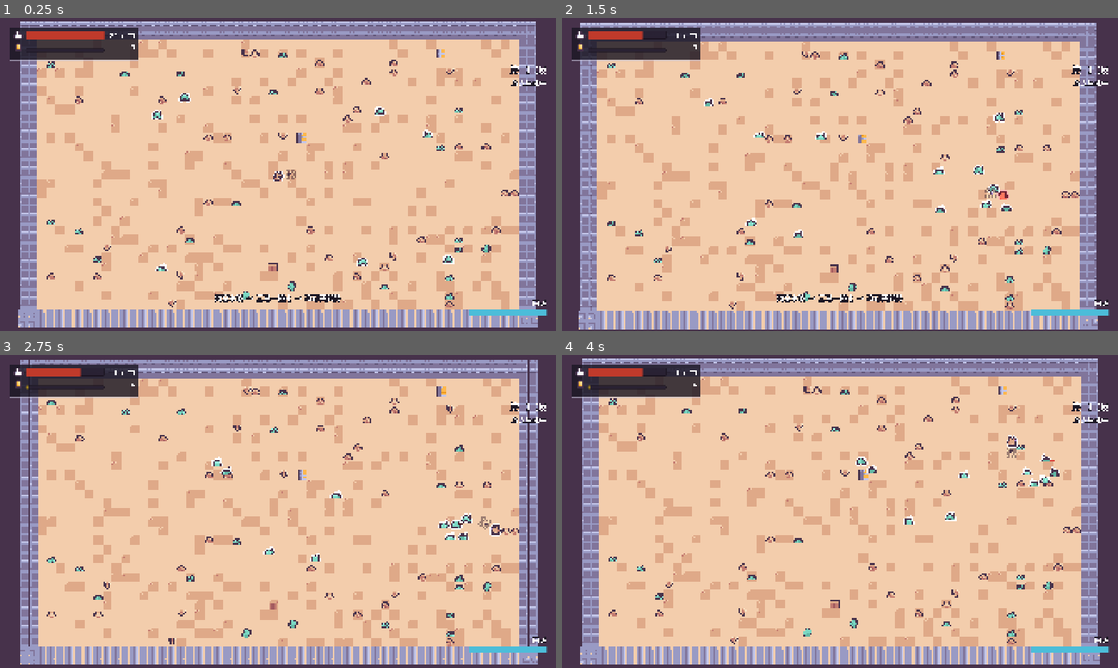
Above: before the commit, frames 1-4 (two rows, left to right).
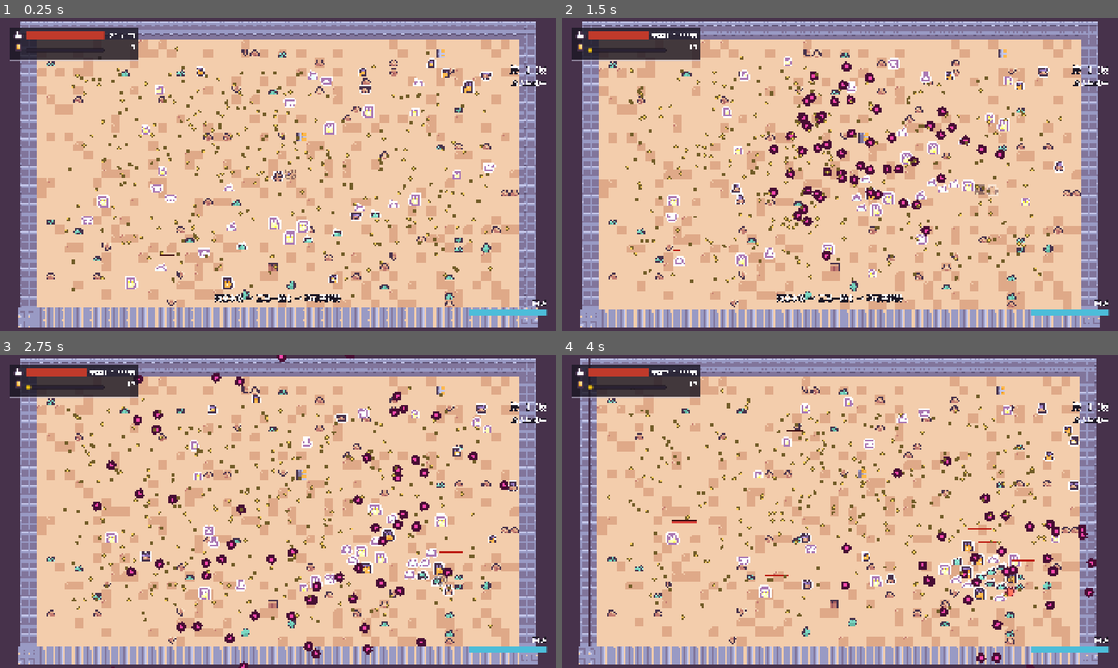
Above: after the commit, the same moments.

Repository: deepsleepzzz0211/sand-echo
Game: Godot game, scene res://tests/stress_test.tscn
The game is run twice, just before and just after one commit, with the same random seed, the same clock (stepped at 60 frames per second) and the same inputs. This scene is started directly instead of the project's main scene.
Inputs (mouse positions are in pixels of both pictures, inside the frame that each line leads up to):
- Up to frame 1 (0.25 s): no input
- Up to frame 2 (1.5 s): tap Enter at 0.5 s; move the mouse to (962, 158) at 0.52 s; hold D (move_right) 0.53-1.28 s; tap Space (dash) at 0.6 s; click (962, 158) at 0.67 s; move the mouse to (728, 190) at 1.27 s; hold S (move_down) from 1.28 s (still down); tap E (interact) at 1.35 s
- Up to frame 3 (2.75 s): move the mouse to (333, 442) at 2.02 s; release S (move_down) at 2.03 s; hold D (move_right) from 2.03 s (still down); hold J (shoot) from 2.03 s (still down)
- Up to frame 4 (4 s): move the mouse to (812, 574) at 2.77 s; release D (move_right) at 2.78 s; release J (shoot) at 2.78 s; hold W (move_up) 2.78-3.53 s; tap 1 at 2.85 s; click (812, 574) at 2.92 s; move the mouse to (1006, 558) at 3.52 s; hold A (move_left) from 3.53 s (still down); tap 2 at 3.6 s

The runs differ from the first frame. In frame 1, 9.8% of the frame differs, in the area x 3-97%, y 1-99%; in frame 2, 23%, in the area x 3-97%, y 1-100%; in frame 3, 18%; in frame 4, 17%.
Error before the commit: Invalid call. Nonexistent function 'interior_rect' in base 'Nil'. (res://tests/stress_test.gd:79)

Commit message:
导出 Windows exe：预设 + 模板瘦身 + 导出前必修的 JSON 加载
## 导出
- 新增 export_presets.cfg（Windows Desktop / x86_64 / PCK 内嵌单 exe）
  - include_filter="*.json"：data/*.json 不是导入资源，须显式带上
  - exclude_filter 排掉 docs/ tests/ tools/ *.md
  - application/icon_interpolation=0：源码实测默认是 Lanczos，像素图标必须改 Nearest
  - binary_format/embed_pck=true：源码实测默认是 false，与文档描述不符
- 从 .gitignore 移除 export_presets.cfg：导出配方属源码，忽略它新克隆就导不出
- 产物 build/windows/sand-echo.exe，单文件 105 MB，338 个包内文件，实机跑通

## 导出前必修：JSON 加载
Godot 4 起 JSON 被当作资源（godot#65295），而本工程 data/*.json 无 .import。
若走资源管线被打包成 .res，FileAccess.open("res://data/*.json") 返回 null，
升级池/武器表/波次表全空。收敛为 RunState.read_json()：先 FileAccess 后
ResourceLoader，两种打包行为下都能工作（4 处直读已统一）。

## 新增脚本编译门禁
tests/script_compile.gd 逐个 load 全部 .gd。原因：--import 只导入资源、
不编译脚本，解析错误被静默跳过 —— 本轮就因此把 game.gd/shop.gd 改到加载失败
却以为「解析通过」，直到 wave_smoke 报竞技场和商店都没建起来才暴露。
注意不能只判 load() 为 null：Godot 4.6 解析失败时仍返回非 null 的错误态
GDScript，须再用 can_instantiate()。

## 清掉失效条目
- tests/memory_test.gd：引用已删的 Dungeon 类型，编译都不过
- tests/screenshot.gd：仍在驱动 game.dungeon / current_room_id
- 两者都是房间制地牢时代遗留，按既定原则删除而非补写

## 修一处静默假绿
tests/stress_test.gd 取 _game.get("room")，但 game.gd 成员早已改名 arena。
取到 null 后调 interior_rect() 报错中断，脚本却仍以退出码 0 结束 ——
「什么都没测却显示通过」，而 PLAT-003 的性能结论就靠它产出。
已修正取值并加硬失败（取不到 arena 直接 quit(2)）。
竞技场复测：平均帧时间 3.24 ms、超 16.67ms 预算帧 0.00%，PLAT-003 仍达标。

## 文档
docs/verification.md 标注大面积过期（§2/§3/§4/§6 描述的是已删的房间制），
§5 已补竞技场复测数据，§7 补上导出实测状态。

验证：38 个脚本编译通过；272 项断言全绿；结构自检 0 错误 / 2 警告（既有）。

Diff:
--- a/sand-echo/autoload/run_state.gd
+++ b/sand-echo/autoload/run_state.gd
@@ -312,21 +312,17 @@
 
 
 func wave_rules() -> Dictionary:
-	var f := FileAccess.open("res://data/waves.json", FileAccess.READ)
-	if f == null:
-		return {"boss_every": 10, "max_concurrent": 40, "spawn_interval": 0.45, "gold_per_wave_base": 12}
-	var parsed: Variant = JSON.parse_string(f.get_as_text())
-	f.close()
-	return (parsed as Dictionary).get("rules", {}) if parsed is Dictionary else {}
+	var parsed: Variant = read_json("res://data/waves.json")
+	if not (parsed is Dictionary):
+		return {"boss_every": 10, "max_concurrent": 40, "spawn_interval": 0.12, "opening_burst": 5, "gold_per_wave_base": 12}
+	return (parsed as Dictionary).get("rules", {})
 
 
 func _wave_rows() -> Array:
-	var f := FileAccess.open("res://data/waves.json", FileAccess.READ)
-	if f == null:
+	var parsed: Variant = read_json("res://data/waves.json")
+	if not (parsed is Dictionary):
 		return []
-	var parsed: Variant = JSON.parse_string(f.get_as_text())
-	f.close()
-	return (parsed as Dictionary).get("waves", []) if parsed is Dictionary else []
+	return (parsed as Dictionary).get("waves", [])
 
 
 func next_wave() -> void:
@@ -491,13 +487,33 @@
 	return []
 
 
+## 读取 res:// 下的 JSON 数据表。
+##
+## 为什么两条路都试：Godot 4 起 JSON 被当作资源（godotengine/godot#65295），
+## 但本工程的 data/*.json 没有 .import 文件、而 ResourceLoader.exists() 又返回 true，
+## 编辑器里两种方式都读得通—— 只有导出后才能区分。若 JSON 走资源管线被打包成 .res，
+## 则 FileAccess.open("res://data/waves.json") 返回 null，
+## 于是升级池 / 武器表 / 波次表全空、游戏直接卡死。
+## 先 FileAccess 后 ResourceLoader，两种打包行为下都能工作。
+func read_json(path: String) -> Variant:
+	var f: FileAccess = FileAccess.open(path, FileAccess.READ)
+	if f != null:
+		var text: String = f.get_as_text()
+		f.close()
+		var parsed: Variant = JSON.parse_string(text)
+		if parsed != null:
+			return parsed
+	# 回退：走资源管线（导出后 JSON 被转成 .res 时才走到这里）
+	if ResourceLoader.exists(path):
+		var j: JSON = ResourceLoader.load(path) as JSON
+		if j != null:
+			return j.data
+	push_error("RunState：数据表读不到 %s" % path)
+	return null
+
+
 func _load_table(path: String) -> Array:
-	var f := FileAccess.open(path, FileAccess.READ)
-	if f == null:
-		push_error("RunState：数据表读不到 %s" % path)
-		return []
-	var parsed: Variant = JSON.parse_string(f.get_as_text())
-	f.close()
+	var parsed: Variant = read_json(path)
 	return parsed as Array if parsed is Array else []
 
 
--- a/sand-echo/scripts/game.gd
+++ b/sand-echo/scripts/game.gd
@@ -69,12 +69,9 @@
 	var path := "res://assets/art/tiles/desert_tileset.tres"
 	if ResourceLoader.exists(path):
 		_tileset_res = load(path) as TileSet
-	var f := FileAccess.open("res://data/enemies.json", FileAccess.READ)
-	if f != null:
-		var parsed: Variant = JSON.parse_string(f.get_as_text())
-		f.close()
-		if parsed is Array:
-			_enemy_stats = parsed
+	var parsed: Variant = RunState.read_json("res://data/enemies.json")
+	if parsed is Array:
+		_enemy_stats = parsed
 
 
 ## 单屏竞技场只建一次：没有过门，也就没有切房帧（这是换掉房间制的核心收益）
--- a/sand-echo/scripts/shop.gd
+++ b/sand-echo/scripts/shop.gd
@@ -42,12 +42,9 @@
 		_icons.append(get_node(NodePath("Root/Panel/VBox/Offers/Slot%d/Icon" % i)) as TextureRect)
 		_slots[i].pressed.connect(_on_slot_pressed.bind(i))
 	_continue.pressed.connect(_on_continue)
-	var f := FileAccess.open("res://data/weapons.json", FileAccess.READ)
-	if f != null:
-		var parsed: Variant = JSON.parse_string(f.get_as_text())
-		f.close()
-		if parsed is Array:
-			_weapon_rows = parsed
+	var parsed: Variant = RunState.read_json("res://data/weapons.json")
+	if parsed is Array:
+		_weapon_rows = parsed
 
 
 # 注意：参数名不能叫 _gold —— 会遮蔽同名的成员变量 _gold: Label，
--- a/sand-echo/tests/memory_test.gd
+++ /dev/null
@@ -1,348 +0,0 @@
-extends Node
-# 整局运行时内存峰值实测。对应策划案第 4 章「内存峰值 ≤512MB」与待实测项「运行时内存峰值」。
-#
-# 与压测的关键区别：这里跑的是**真实场景切换**（主菜单 → 对局 → 死亡结算 → 主菜单 → 第二局），
-# 因为要回答的不只是「一帧最多占多少」，还有「反复开局会不会涨」——即泄漏。
-#
-# 运行（必须窗口化，headless 没有渲染，显存与字体缓存恒为 0）：
-#   Godot_v4.6.2-stable_win64_console.exe --path . --resolution 1920x1080 res://tests/memory_test.tscn
-# 退出码：0 = 跑完全流程；1 = 流程中断；2 = 没采到样本
-#
-# 口径说明：
-#  - MEMORY_STATIC 是 Godot 追踪的静态内存当前值；MEMORY_STATIC_MAX 是引擎启动以来的高水位，
-#    它不会回落，所以「整局峰值」直接取它最可信。
-#  - RENDER_VIDEO_MEM_USED 是显存（含纹理/缓冲），headless 下恒为 0，别拿它当结论。
-#  - 操作系统实际驻留（RSS）由外部 PowerShell 采样进程工作集补充，引擎内部监视器看不到这块。
-
-const GAME_SCENE := "res://scenes/game.tscn"
-const MENU_SCENE := "res://scenes/main_menu.tscn"
-
-## 每个阶段名 -> 该阶段各指标的峰值
-var _phase_peak: Dictionary = {}
-var _phase_order: Array[String] = []
-var _current_phase := ""
-var _sample_count := 0
-var _reported := false
-
-## 阶段切换时留档的静态内存当前值，用来判断「切场景后有没有回落」
-var _phase_marks: Array[Dictionary] = []
-
-
-## 当前挂着的对局/菜单场景。由本测试自己装卸，生命周期可控。
-## 不能用 change_scene_to_file：主场景就是本测试节点，换场景会把它一起释放掉。
-var _live: Node = null
-
-
-func _goto(scene_path: String) -> Node:
-	if _live != null and is_instance_valid(_live):
-		_live.queue_free()
-		_live = null
-		# 多等几帧让 free 真正落地，否则读数是「释放中」而不是「释放后」
-		await _settle(3)
-	var res: PackedScene = load(scene_path)
-	_live = res.instantiate()
-	get_tree().root.add_child(_live)
-	await _settle(2)
-	await _settle(2)
-	return _live
-
-
-func _ready() -> void:
-	DisplayServer.window_set_vsync_mode(DisplayServer.VSYNC_DISABLED)
-	Engine.max_fps = 0
-	print("=== 沙之回响 · 整局内存峰值实测 ===")
-	print("监控项：MEMORY_STATIC / MEMORY_STATIC_MAX / 显存 / 对象数 / 2D 物理规模")
-	# root 还在装配子节点，此刻 add_child 会被拒；先让出一帧再装场景
-	await get_tree().process_frame
-	await _goto(MENU_SCENE)
-	await _run_session()
-
-
-func _process(_delta: float) -> void:
-	if _current_phase != "":
-		_sample()
-
-
-# --- 采样 -------------------------------------------------------------------
-
-## 取当前所有监控项；只保留引擎侧能看到的，OS 驻留由外部补
-func _read_metrics() -> Dictionary:
-	return {
-		"static_mb": Performance.get_monitor(Performance.MEMORY_STATIC) / 1048576.0,
-		"static_max_mb": Performance.get_monitor(Performance.MEMORY_STATIC_MAX) / 1048576.0,
-		"video_mb": Performance.get_monitor(Performance.RENDER_VIDEO_MEM_USED) / 1048576.0,
-		"texture_mb": Performance.get_monitor(Performance.RENDER_TEXTURE_MEM_USED) / 1048576.0,
-		"buffer_mb": Performance.get_monitor(Performance.RENDER_BUFFER_MEM_USED) / 1048576.0,
-		"objects": float(Performance.get_monitor(Performance.OBJECT_COUNT)),
-		"nodes": float(Performance.get_monitor(Performance.OBJECT_NODE_COUNT)),
-		"phys_active": float(Performance.get_monitor(Performance.PHYSICS_2D_ACTIVE_OBJECTS)),
-		"phys_pairs": float(Performance.get_monitor(Performance.PHYSICS_2D_COLLISION_PAIRS)),
-		"phys_islands": float(Performance.get_monitor(Performance.PHYSICS_2D_ISLAND_COUNT)),
-	}
-
-
-func _sample() -> void:
-	_sample_count += 1
-	var m := _read_metrics()
-	if not _phase_peak.has(_current_phase):
-		_phase_peak[_current_phase] = m.duplicate()
-		return
-	var peak: Dictionary = _phase_peak[_current_phase]
-	for k in m.keys():
-		peak[k] = maxf(peak[k], float(m[k]))
-
-
-func _phase(name: String) -> void:
-	_current_phase = name
-	if not _phase_peak.has(name):
-		_phase_order.append(name)
-		_phase_peak[name] = _read_metrics()
-
-
-## 阶段结束留档：记录此刻的静态内存当前值（区别于高水位）
-func _mark(label: String) -> void:
-	_phase_marks.append({
-		"label": label,
-		"static_mb": Performance.get_monitor(Performance.MEMORY_STATIC) / 1048576.0,
-		"static_max_mb": Performance.get_monitor(Performance.MEMORY_STATIC_MAX) / 1048576.0,
-		"objects": Performance.get_monitor(Performance.OBJECT_COUNT),
-	})
-
-
-# --- 完整会话流程 -----------------------------------------------------------
-
-## 每局都推进到第 4 层。三局不是为了「多测点」，而是为了区分两件长得一样的事：
-## 一次性资源缓存（第一局加载过、之后常驻不再涨）与真正的泄漏（每局都涨一点）。
-## 两局看不出区别，必须有第三局做对照。
-const RUNS := 3
-const DEPTH := 3
-
-
-func _run_session() -> void:
-	# 阶段 1：主菜单启动基线（此时只有菜单 UI 与字体缓存）
-	_phase("01_主菜单")
-	await _settle(30)
-	_mark("主菜单稳定后")
-
-	for run_index in range(1, RUNS + 1):
-		await _play_run(run_index, DEPTH)
-		_mark("第 %d 局结束（第 %d 层）" % [run_index, DEPTH + 1])
-		if run_index < RUNS:
-			# 回主菜单再开局：走真实的销毁 + 重建，才看得出释放是否干净
-			_phase("%02d_回主菜单" % [run_index + 1])
-			await _goto(MENU_SCENE)
-			await _settle(45)
-			_mark("第 %d 局后回到主菜单" % run_index)
-
-	_report()
-
-
-## 跑完 n 层。逐房清怪推进，制造真实的房间构建 / 敌人 / 弹幕 / 遗物负载。
-func _play_run(run_index: int, floors: int) -> void:
-	_phase("R%d_开局" % run_index)
-	await _goto(GAME_SCENE)
-	var game := _live
-	if game == null or not game.has_method("next_floor"):
-		push_error("内存实测：第 %d 局没能进入 game.tscn" % run_index)
-		return
-
-	for f in floors:
-		var guard := 0
-		while game != null and is_instance_valid(game) and not game.run_over and guard < 80:
-			guard += 1
-			if game.dungeon == null or game.current_room_id == game.dungeon.boss_id:
-				break
-			# 每进一间房先承受一小段真实战斗帧（敌人开火、玩家射击）再清场
-			if not game.enemies.is_empty():
-				await _settle(4)
-				for e in game.enemies.duplicate():
-					if is_instance_valid(e):
-						e.take_damage(999999)
-			await _settle(2)
-			var dir := _step_toward_boss(game.dungeon, game.current_room_id, game.dungeon.boss_id)
-			if dir < 0:
-				break
-			game._on_door_entered(dir)
-			await _settle(2)
-		if game == null or not is_instance_valid(game):
-			break
-		# Boss 房：打掉 Boss
-		await _settle(4)
-		for e in game.enemies.duplicate():
-			if is_instance_valid(e):
-				e.take_damage(999999)
-		await _settle(6)
-		if game == null or not is_instance_valid(game) or game.run_over:
-			break
-		game.next_floor()
-		await _settle(8)
-		# 每层单开一个阶段，便于看出「层数」对内存的影响
-		_phase("R%d_F%d" % [run_index, f + 2])
-
-	# 走到这里本局还活着；打死玩家以覆盖死亡结算层
-	if game != null and is_instance_valid(game) and not game.run_over:
-		RunState.take_damage(999999)
-		await _settle(45)
-		_phase("R%d_死亡结算" % run_index)
-		await _settle(15)
-
-
-func _settle(frames: int) -> void:
-	for i in frames:
-		await get_tree().process_frame
-
-
-## 沿最短路朝 to_id 走一步该开的门方向；不可达返回 -1（与冒烟测试同一实现）
-func _step_toward_boss(d: Dungeon, from_id: int, to_id: int) -> int:
-	if from_id == to_id:
-		return -1
-	var prev := {from_id: -1}
-	var queue: Array[int] = [from_id]
-	while not queue.is_empty():
-		var cur: int = queue.pop_front()
-		if cur == to_id:
-			break
-		for n in d.neighbors(cur):
-			if not prev.has(n):
-				prev[n] = cur
-				queue.append(n)
-	if not prev.has(to_id):
-		return -1
-	var step := to_id
-	while int(prev[step]) != from_id and int(prev[step]) != -1:
-		step = int(prev[step])
-	if int(prev[step]) == -1:
-		return -1
-	var room := d.get_room(from_id)
-	var nbrs: Array = room["nbr"]
-	for dir in 4:
-		if int(nbrs[dir]) == step:
-			return dir
-	return -1
-
-
-# --- 字体缓存 ---------------------------------------------------------------
-
-## 字体的实际常驻：TTF 是轮廓数据，9.8MB 是整份文件；真正进内存的是被渲染过的字形位图缓存
-## 取每局最深那一层的静态内存当前值，算出跨局增量
-func _leak_verdict() -> Dictionary:
-	var per_run := {}
-	for name in _phase_order:
-		# 形如 "R2_F3"，即第 2 局第 3 层
-		if name.begins_with("R") and name.contains("_F"):
-			var run := int(name.substr(1, name.find("_F") - 1))
-			var floor_n := int(name.substr(name.find("_F") + 2))
-			var cur := float((_phase_peak[name] as Dictionary)["static_mb"])
-			if not per_run.has(run) or floor_n > per_run[run]["floor"]:
-				per_run[run] = {"floor": floor_n, "static_mb": cur}
-	var out := {"text": "样本不足，无法判定", "d12": 0.0, "d23": 0.0, "per_run": per_run}
-	if not (per_run.has(1) and per_run.has(2) and per_run.has(3)):
-		return out
-	var s1 := float(per_run[1]["static_mb"])
-	var s2 := float(per_run[2]["static_mb"])
-	var s3 := float(per_run[3]["static_mb"])
-	var d12 := s2 - s1
-	var d23 := s3 - s2
-	out["d12"] = snappedf(d12, 0.01)
-	out["d23"] = snappedf(d23, 0.01)
-	# 阈值取 1 MB：小于它视作测量噪声内持平
-	if absf(d12) < 1.0 and absf(d23) < 1.0:
-		out["text"] = "三局持平，无泄漏"
-	elif d12 > 1.0 and absf(d23) < 1.0:
-		out["text"] = "第 1→2 局涨后持平 = 一次性资源缓存，非泄漏"
-	elif d23 > 1.0:
-		out["text"] = "第 2→3 局仍在涨 = 疑似泄漏"
-	else:
-		out["text"] = "跨局反而下降 = 释放正常"
-	return out
-
-
-func _font_report() -> Dictionary:
-	var out := {}
-	var theme: Theme = load("res://assets/ui/ui_theme.tres")
-	var f: Font = theme.default_font
-	if f == null:
-		return {"error": "主题没有 default_font"}
-	out["font_path"] = f.resource_path
-	var ts := TextServerManager.get_primary_interface()
-	var rids: Array = (f as FontFile).get_rids()
-	if rids.is_empty():
-		return out
-	var rid: RID = rids[0]
-	out["supported_chars"] = ts.font_get_supported_chars(rid).length() if ts.has_method("font_get_supported_chars") else -1
-	# 字号按工程约定的 12/24/36/48/72 各查一遍，纹理页数就是字形缓存的规模
-	var pages := {}
-	for px in [12, 24, 36, 48, 72]:
-		pages[str(px)] = ts.font_get_texture_count(rid, Vector2i(px, 0))
-	out["cache_texture_pages_by_size"] = pages
-	return out
-
-
-# --- 报告 -------------------------------------------------------------------
-
-func _report() -> void:
-	if _reported:
-		return
-	_reported = true
-	if _live != null and is_instance_valid(_live):
-		_live.queue_free()
-		_live = null
-	if _sample_count == 0:
-		push_error("内存实测：一个样本都没采到")
-		get_tree().quit(2)
-		return
-
-	var font_info := _font_report()
-	var report := {
-		"samples": _sample_count,
-		"phase_peaks": _phase_peak,
-		"phase_order": _phase_order,
-		"marks": _phase_marks,
-		"font": font_info,
-	}
-
-	print("")
-	print("---------------- 整局内存实测 ----------------")
-	print("共采样 %d 帧，逐阶段峰值如下（MB）" % _sample_count)
-	print("")
-	print("%-22s %10s %10s %10s %8s %8s" % ["阶段", "静态当前", "静态高水位", "显存", "对象数", "2D碰撞对"])
-	for name in _phase_order:
-		var p: Dictionary = _phase_peak[name]
-		print("%-22s %10.1f %10.1f %10.1f %8d %8d" % [
-			name,
-			float(p["static_mb"]), float(p["static_max_mb"]), float(p["video_mb"]),
-			int(p["objects"]), int(p["phys_pairs"]),
-		])
-
-	print("")
-	print("阶段留档（静态内存当前值，看切场景后是否回落）：")
-	for mk in _phase_marks:
-		print("  %-28s 静态 %7.1f MB | 高水位 %7.1f MB | 对象 %d" % [
-			str(mk["label"]), float(mk["static_mb"]), float(mk["static_max_mb"]), int(mk["objects"])])
-
-	var session_max := 0.0
-	for name in _phase_order:
-		session_max = maxf(session_max, float((_phase_peak[name] as Dictionary)["static_max_mb"]))
-
-	# 泄漏判定：比较各局「同深度」的静态内存当前值。
-	# 一次性资源缓存只会让第 1→2 局涨，第 2→3 局持平；真泄漏则每局都涨。
-	var verdict := _leak_verdict()
-
-	print("")
-	print("整局静态内存高水位 : %.1f MB" % session_max)
-	print("跨局增长判定       : %s" % verdict["text"])
-	print("  第1局→第2局 %+.1f MB | 第2局→第3局 %+.1f MB" % [verdict["d12"], verdict["d23"]])
-	if font_info.has("cache_texture_pages_by_size"):
-		print("字体字形缓存页数   : %s" % str(font_info["cache_texture_pages_by_size"]))
-	if font_info.has("supported_chars"):
-		print("字体可渲染字符数   : %d" % int(font_info["supported_chars"]))
-	print("-----------------------------------------")
-
-	report["leak_verdict"] = verdict
-	report["session_static_max_mb"] = snappedf(session_max, 0.01)
-
-	var f := FileAccess.open("user://memory_report.json", FileAccess.WRITE)
-	if f != null:
-		f.store_string(JSON.stringify(report, "  "))
-		f.close()
-	get_tree().quit(0)
--- a/sand-echo/tests/memory_test.tscn
+++ /dev/null
@@ -1,6 +0,0 @@
-[gd_scene load_steps=2 format=3]
-
-[ext_resource type="Script" path="res://tests/memory_test.gd" id="1_mem"]
-
-[node name="MemoryTest" type="Node"]
-script = ExtResource("1_mem")
--- a/sand-echo/tests/screenshot.gd
+++ /dev/null
@@ -1,117 +0,0 @@
-extends Node
-# 开发用截图工具（非游戏逻辑）。渲染到固定 1920×1080 的 SubViewport，
-# 结果与窗口大小/DPI 无关，可用于稳定的视觉回归对比。
-# 运行：godot.exe --path . res://tests/screenshot.tscn -- --shot-dir="<目录>/"
-
-const VIEW_W := 1920
-const VIEW_H := 1080
-
-var _out_dir := "user://"
-var _shot_index := 0
-var _plan: Array = []
-
-
-func _ready() -> void:
-	for arg in OS.get_cmdline_user_args():
-		if arg.begins_with("--shot-dir="):
-			_out_dir = arg.substr(11)
-	_plan = [
-		{"scene": "res://scenes/main_menu.tscn", "wait": 30, "name": "main_menu"},
-		{"scene": "res://scenes/game.tscn", "wait": 60, "name": "game_start"},
-		{"scene": "res://scenes/game.tscn", "wait": 60, "name": "game_floor2", "warp": true},
-		{"scene": "res://scenes/game.tscn", "wait": 60, "name": "pause", "warp": true, "pause": true},
-		{"scene": "res://scenes/game.tscn", "wait": 60, "name": "death", "warp": true, "die": true},
-	]
-	await get_tree().process_frame
-	_run_plan()
-
-
-func _run_plan() -> void:
-	for step in _plan:
-		await _capture(step)
-	print("截图完成，目录：%s" % _out_dir)
-	get_tree().quit(0)
-
-
-func _capture(step: Dictionary) -> void:
-	var scene_path := String(step["scene"])
-	var packed: PackedScene = load(scene_path)
-	if packed == null:
-		push_error("截图工具：场景不存在 %s" % scene_path)
-		return
-	var sub := SubViewport.new()
-	sub.size = Vector2i(VIEW_W, VIEW_H)
-	sub.render_target_update_mode = SubViewport.UPDATE_ALWAYS
-	sub.transparent_bg = false
-	add_child(sub)
-	var holder := Node.new()
-	holder.name = "Holder"
-	sub.add_child(holder)
-	var node := packed.instantiate()
-	holder.add_child(node)
-	var cam := node.get_node_or_null("Camera2D") as Camera2D
-	if cam != null:
-		cam.make_current()
-	for i in int(step["wait"]):
-		await get_tree().process_frame
-	if bool(step.get("warp", false)):
-		await _warp_to_floor2(node)
-		for i in 20:
-			await get_tree().process_frame
-	_dump_diagnostics(node, String(step["name"]))
-	if bool(step.get("die", false)):
-		RunState.take_damage(999999)
-		for i in 20:
-			await get_tree().process_frame
-	if bool(step.get("pause", false)):
-		node.call("toggle_pause")
-		for i in 20:
-			await get_tree().process_frame
-	await RenderingServer.frame_post_draw
-	var img := sub.get_texture().get_image()
-	_shot_index += 1
-	var path := "%sshot_%d_%s.png" % [_out_dir, _shot_index, String(step["name"])]
-	if img.save_png(path) != OK:
-		push_error("截图工具：保存失败 %s" % path)
-	else:
-		print("已保存 %s (%dx%d)" % [path, img.get_width(), img.get_height()])
-	sub.queue_free()
-	await get_tree().process_frame
-
-
-func _dump_diagnostics(node: Node, tag: String) -> void:
-	var p := node.get("player") as Node2D
-	if p == null:
-		print("  诊断 %s：player 为空" % tag)
-		return
-	var spr := p.get_node_or_null("Sprite") as AnimatedSprite2D
-	print("  诊断 %s：player pos=%s visible=%s sprite=%s anim=%s frames=%s" % [
-		tag, str(p.global_position), str(p.visible),
-		str(spr != null and spr.visible),
-		str(spr.animation if spr != null else "-"),
-		str(spr.sprite_frames != null if spr != null else false)])
-	var count := 0
-	for c in (node.get("world") as Node2D).get_children():
-		if c is Enemy:
-			count += 1
-			if count <= 3:
-				print("    enemy %s pos=%s" % [str(c.get("enemy_id")), str((c as Node2D).global_position)])
-	print("  诊断 %s：enemies=%d" % [tag, count])
-
-
-func _warp_to_floor2(node: Node) -> void:
-	# 演示用：直接把玩家送进第 2 层的一个战斗房
-	var game := node as Node2D
-	if game == null or not game.has_method("next_floor"):
-		return
-	var d_before: int = RunState.floor_num
-	game.next_floor()
-	# 走进第二个房间，制造有敌人的画面
-	var guard := 0
-	while int(game.get("current_room_id")) == int(game.get("dungeon").start_id) and guard < 10:
-		guard += 1
-		for dir in 4:
-			if bool((game.get("dungeon").get_room(int(game.get("current_room_id")))["doors"] as Array)[dir]):
-				game.call("_on_door_entered", dir)
-				break
-	print("  warp：第 %d 层 → 第 %d 层，房间 %s" % [d_before, RunState.floor_num, str(game.get("current_room_id"))])
--- a/sand-echo/tests/screenshot.tscn
+++ /dev/null
@@ -1,6 +0,0 @@
-[gd_scene load_steps=2 format=3]
-
-[ext_resource type="Script" path="res://tests/screenshot.gd" id="1_s"]
-
-[node name="Screenshot" type="Node"]
-script = ExtResource("1_s")
--- /dev/null
+++ b/sand-echo/tests/script_compile.gd
@@ -0,0 +1,62 @@
+extends Node
+# 全工程脚本编译门禁。
+#
+# 为什么需要它：`godot --headless --import` 只导入资源、**不编译 .gd**，
+# 所以解析错误会被静默跳过。我曾把 game.gd / shop.gd 改到加载失败，
+# 却因为 --import 报「无错误」就以为解析通过，直到 wave_smoke 报
+# 「竞技场未生成」「商店面板缺失」才暴露 —— 脚本没编译，节点根本没建。
+# 这里逐个 load()：load 返回 null 即为编译/解析失败。
+#
+# 运行：godot_console.exe --headless --path . res://tests/script_compile.tscn
+
+const ROOTS: Array[String] = [
+	"res://autoload",
+	"res://scripts",
+	"res://tests",
+	"res://tools",
+]
+
+var _bad: Array[String] = []
+var _n := 0
+
+
+func _ready() -> void:
+	for r in ROOTS:
+		_scan(r)
+	if _bad.is_empty():
+		print("  [通过] %d 个脚本全部编译通过" % _n)
+		get_tree().quit(0)
+		return
+	for b in _bad:
+		print("  [失败] %s 编译不过" % b)
+	print("脚本编译门禁：%d / %d 个失败" % [_bad.size(), _n])
+	get_tree().quit(1)
+
+
+func _scan(dir_path: String) -> void:
+	var d: DirAccess = DirAccess.open(dir_path)
+	if d == null:
+		return
+	d.list_dir_begin()
+	var entry := d.get_next()
+	while entry != "":
+		var full: String = dir_path.path_join(entry)
+		if d.current_is_dir():
+			if not entry.begins_with("."):
+				_scan(full)
+		elif entry.ends_with(".gd"):
+			_check(full)
+		entry = d.get_next()
+	d.list_dir_end()
+
+
+## 读取 res:// 下的 GDScript 是否编译通过。
+##
+## 注意：不能只判 load() 是否为 null —— Godot 4.6 在脚本解析失败时
+## **仍会返回一个非 null 的 GDScript 对象**（只是处于错误态），
+## 判 null 会漏掉。所以必须再用 can_instantiate() 确认它真的可用。
+func _check(path: String) -> void:
+	_n += 1
+	var s: GDScript = ResourceLoader.load(path, "GDScript")
+	if s == null or not s.can_instantiate():
+		_bad.append(path)
--- /dev/null
+++ b/sand-echo/tests/script_compile.tscn
@@ -0,0 +1,6 @@
+[gd_scene load_steps=2 format=3]
+
+[ext_resource type="Script" path="res://tests/script_compile.gd" id="1_sc"]
+
+[node name="ScriptCompile" type="Node"]
+script = ExtResource("1_sc")
--- a/sand-echo/tests/stress_test.gd
+++ b/sand-echo/tests/stress_test.gd
@@ -18,7 +18,6 @@
 
 ## 运行期状态
 var _game: Node2D = null
-var _room: Arena = null
 var _arena: Rect2 = Rect2()
 var _bullets: Array[Bullet] = []
 var _enemies: Array[Enemy] = []
@@ -75,8 +74,16 @@
 	get_tree().root.add_child(_game)
 	await get_tree().process_frame
 	await get_tree().process_frame
-	_room = _game.get("room") as Arena
-	_arena = _room.interior_rect()
+	# game.gd 的成员是 arena（不是旧房间制的 room）。这里必须硬失败：
+	# 之前写成 _game.get("room") 得到 null，紧接着调 interior_rect() 报错中断，
+	# 但脚本仍以退出码 0 结束 —— 一个「什么都没测却显示通过」的假绿，
+	# 比红结果更危险（PLAT-003 的性能结论就靠这个脚本产）。
+	var arena_node: Arena = _game.get("arena") as Arena
+	if arena_node == null:
+		push_error("压测：Game 上取不到 arena（成员名是否又改了？），负载没搭起来")
+		get_tree().quit(2)
+		return
+	_arena = arena_node.interior_rect()
 	# 压测期间玩家不掉血，否则场景会被死亡结算接管，负载就变了
 	RunState.max_health = 99999
 	RunState.health = 99999
--- /dev/null
+++ b/sand-echo/tools/pck_probe.gd
@@ -0,0 +1,104 @@
+extends SceneTree
+# 挂载导出的 exe（内嵌 PCK）并列出真实包内容。
+#
+# 为什么要挂在「空工程」下跑：如果用本工程跑，res://data 里本来就有源文件，
+# 列出来的是编辑器侧的东西，等于什么都没验证。空工程里 res:// 的任何文件
+# 只可能来自被挂载的包。
+#
+# 运行：godot_console.exe --headless --path <空工程> --script tools/pck_probe.gd -- <exe路径>
+
+func _init() -> void:
+	var exe := ""
+	for a in OS.get_cmdline_user_args():
+		exe = a
+	if exe == "":
+		push_error("用法：-- <导出的 exe 路径>")
+		quit(1)
+		return
+
+	print("挂载：%s" % exe)
+	if not ProjectSettings.load_resource_pack(exe):
+		print("  [失败] load_resource_pack 返回 false —— 包没挂上")
+		quit(1)
+		return
+	print("  [通过] 包已挂载")
+	print("")
+
+	var all: Array[String] = []
+	_walk("res://", all)
+	all.sort()
+	print("包内文件总数：%d" % all.size())
+	print("")
+
+	print("=== res://data/（关键：JSON 是否真在包里）===")
+	var n := 0
+	for f in all:
+		if f.begins_with("res://data/"):
+			print("  %-44s %9d 字节" % [f, _size(f)])
+			n += 1
+	if n == 0:
+		print("  !! 包里没有任何 data/ 文件 —— 运行时 FileAccess 必然读不到数据表")
+	else:
+		print("  -> %d 个数据文件已进包" % n)
+	print("")
+
+	print("=== 抽查 data/waves.json 能否真的读出内容 ===")
+	var f := FileAccess.open("res://data/waves.json", FileAccess.READ)
+	if f == null:
+		print("  [失败] FileAccess 打开 res://data/waves.json 返回 null")
+		print("         -> RunState.read_json 会退回 ResourceLoader；")
+		print("         -> 但若包里存的是 .res 形态而非原始 JSON，这里也会失败")
+	else:
+		var txt := f.get_as_text()
+		f.close()
+		var parsed: Variant = JSON.parse_string(txt)
+		print("  [通过] 读到 %d 字节，JSON 解析=%s" % [txt.length(), "成功" if parsed != null else "失败"])
+		if parsed is Dictionary:
+			var w: Array = (parsed as Dictionary).get("waves", [])
+			var r: Dictionary = (parsed as Dictionary).get("rules", {})
+			print("         waves 条目=%d   rules 键=%d" % [w.size(), r.size()])
+	print("")
+
+	print("=== res://tests/ docs/ tools/ 是否被 exclude_filter 排除 ===")
+	print("  tests 文件数: %d（应为 0）" % _count(all, "res://tests/"))
+	print("  docs  文件数: %d（应为 0）" % _count(all, "res://docs/"))
+	print("  tools  文件数: %d（应为 0）" % _count(all, "res://tools/"))
+	print("")
+	print("=== 前 12 条包内文件 ===")
+	for one in all.slice(0, 12):
+		print("  %s" % one)
+	quit(0)
+
+
+func _walk(dir_path: String, out: Array[String]) -> void:
+	var d := DirAccess.open(dir_path)
+	if d == null:
+		return
+	d.list_dir_begin()
+	var e := d.get_next()
+	while e != "":
+		var full: String = dir_path.path_join(e)
+		if d.current_is_dir():
+			if e != "addons":
+				_walk(full, out)
+		else:
+			out.append(full)
+		e = d.get_next()
+	d.list_dir_end()
+
+
+func _count(all: Array[String], prefix: String) -> int:
+	var n := 0
+	for f in all:
+		if f.begins_with(prefix):
+			n += 1
+	return n
+
+
+func _size(path: String) -> int:
+	var f := FileAccess.open(path, FileAccess.READ)
+	if f == null:
+		return -1
+	var n := f.get_length()
+	f.close()
+	return n
Not shown, added: sand-echo/export_presets.cfg
Not shown, added: sand-echo/tests/leech_cards.gd.uid
Not shown, removed: sand-echo/tests/memory_test.gd.uid
Not shown, removed: sand-echo/tests/screenshot.gd.uid
Not shown, added: sand-echo/tests/script_compile.gd.uid
Not shown, added: sand-echo/tools/pck_probe.gd.uid
Not shown, changed: sand-echo/docs/verification.md
